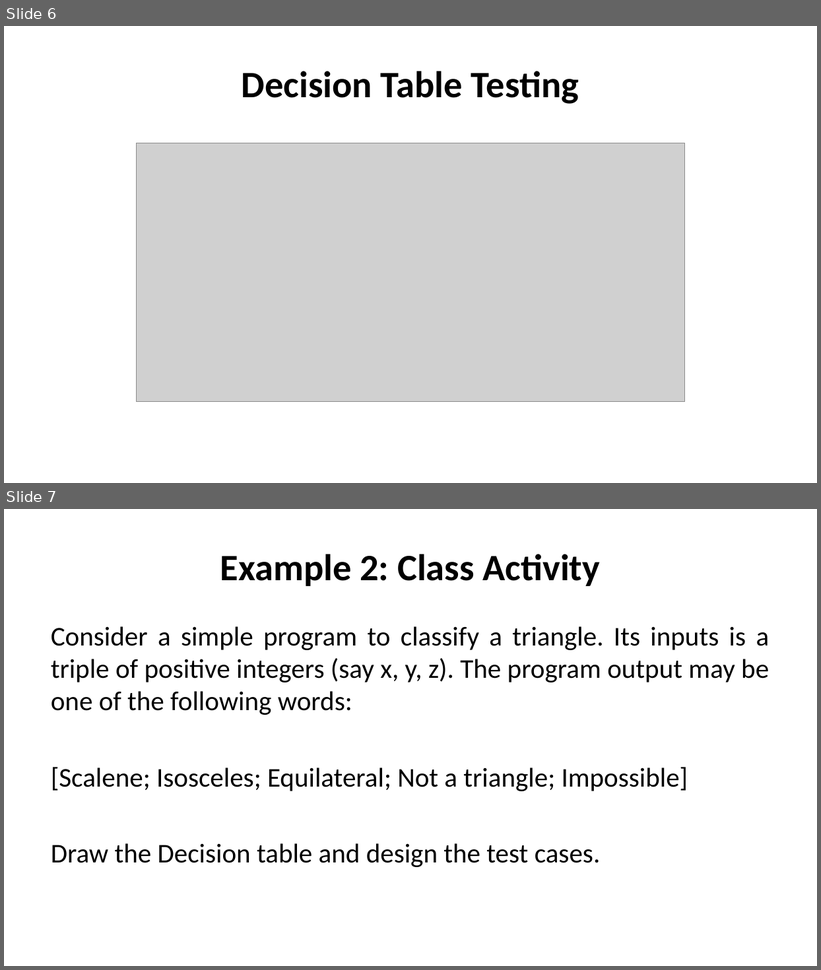
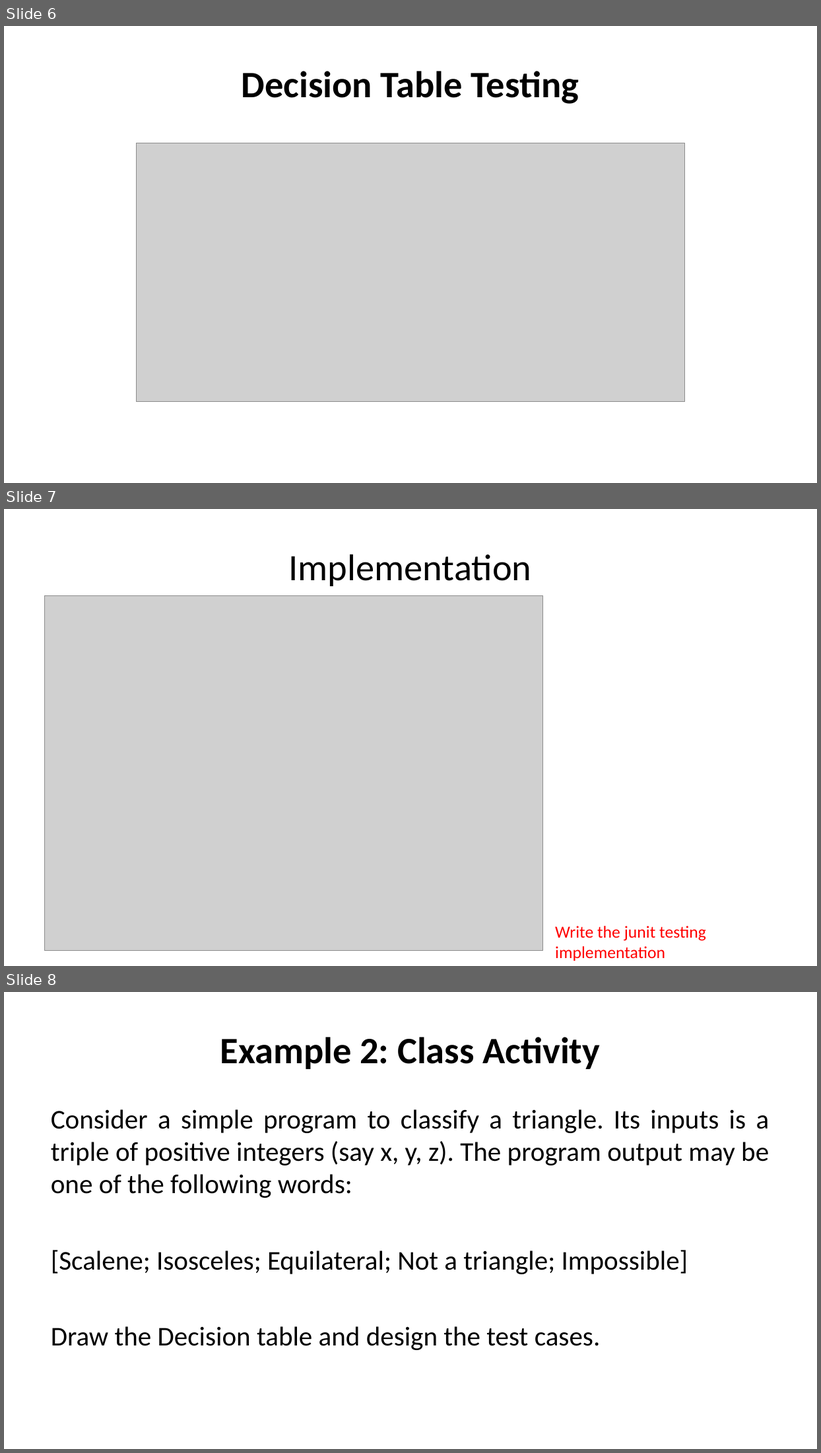
Before and after one commit to nashurgessa/Software-Testing-batch-2022-23, a slide deck: slides/L10 Decision_Table.pptx. Shown one above the other, each under a label of ours: slides 6 and 7 before the commit, slides 6, 7 and 8 after it. The pictures are 821x970 and 821x1453 pixels, drawn with LibreOffice and Linux fonts; fonts in the diff are those of the drawing; grey boxes stand for pictures. Boxes give left, top, right and bottom in pixels: in the first picture for what was removed or moved away, otherwise in the second. Text is boxed around its words. In the diff, an @@ line names an element or a change of style, - is before the commit and + after.

```diff
--- a/slides/L10 Decision_Table.pptx
+++ b/slides/L10 Decision_Table.pptx
@@ slide 7 added at bbox=[4, 509, 817, 966], background #FFFFFF @@
@@ title added at bbox=[289, 554, 532, 586], 44 pt, text #000000 @@
+Implementation
@@ picture added at bbox=[45, 596, 543, 951] @@
@@ text added at bbox=[555, 926, 706, 961], 20 pt, text #FF0000 @@
+Write the junit testing implementation
@@ what was slide 7 is now slide 8 @@
```
Also in this commit, not shown: 5 slides changed, 17 other files.
